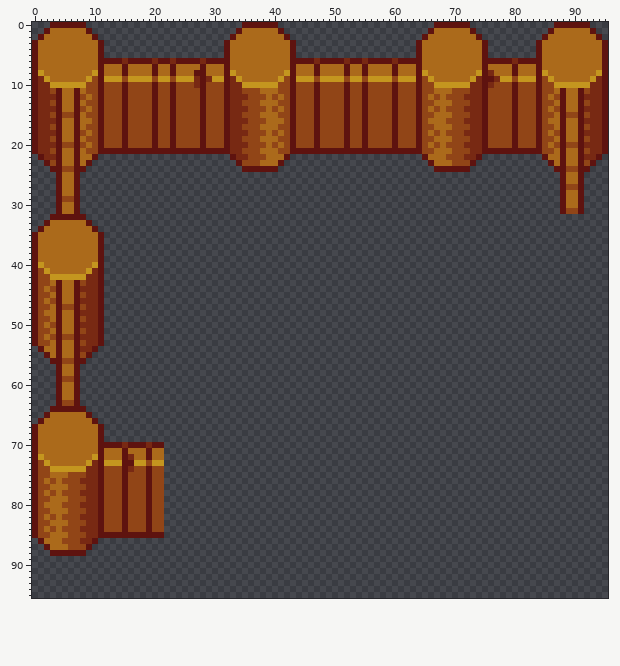
Edited in one commit: sprite sheet (Meedia/Graafika/Items/Aed.png). This is how it looked before the edit.
The file is 96x96 pixels. Colours within 5 levels of each other are drawn and written as one.
The same view after the edit:
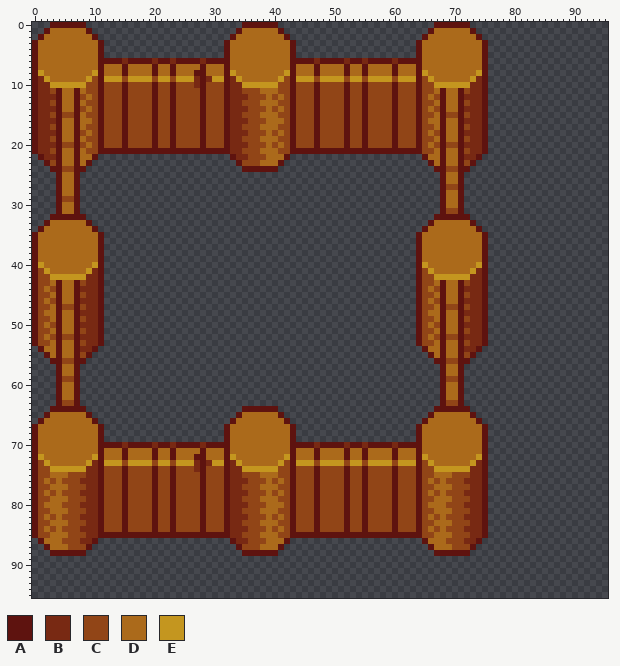
Palette (. is transparent): A #5e130f  B #782913  C #914517  D #ab6a1b  E #c4961f
From old to new:
y 0: x 87..92 AAAAAA -> ......
y 1: x 86..93 ADDDDDDA -> ........
y 2: x 85..94 ADDDDDDDDA -> ..........
y 3..5: x 84..95 ADDDDDDDDDDA -> ............
y 6: x 76..95 AAAABAAAADDDDDDDDDDA -> ....................
y 7: x 76..95 DDDDADDDADDDDDDDDDDA -> ....................
y 8: x 76..95 BDDDADDDAEDDDDDDDDEA -> ....................
y 9: x 76..95 ABEECEEEACEDDDDDDEBA -> ....................
y 10: x 76..95 BCCCACCCACCEEEEEEBBA -> ....................
y 11: x 68 D -> A; x 70..71 CC -> DA; x 76..95 CCCCACCCACCDADDACBBA -> ....................
y 12: x 68..71 DCCC -> ADDA; x 76..95 CCCCACCCACDCADDABBBA -> ....................
y 13: x 68 D -> A; x 70..71 CC -> DA; x 76..95 CCCCACCCACCDADDACBBA -> ....................
y 14: x 68..71 DCCC -> ADDA; x 76..95 CCCCACCCACDCADDABBBA -> ....................
y 15: x 68..69 DD -> AC; x 71 C -> A; x 76..95 CCCCACCCACCDACCACBBA -> ....................
y 16: x 68..71 DCCC -> ADDA; x 76..95 CCCCACCCACDDADDABBBA -> ....................
y 17: x 68 D -> A; x 70..71 CC -> DA; x 76..95 CCCCACCCACCDADDACBBA -> ....................
y 18: x 68..71 DCCC -> ADDA; x 76..95 CCCCACCCACDCADDABBBA -> ....................
y 19: x 68 D -> A; x 70..71 CC -> DA; x 76..95 CCCCACCCACCDADDACBBA -> ....................
y 20: x 68 D -> A; x 71 C -> A; x 76..95 CCCCACCCACDCACCABBBA -> ....................
y 21: x 68 D -> A; x 70..71 CC -> DA; x 76..95 AAAAAAAAACCDADDACBBA -> ....................
y 22: x 68..71 DCCC -> ADDA; x 85..94 ADDADDABBA -> ..........
y 23: x 68 D -> A; x 70..71 CC -> DA; x 86..93 ADADDACA -> ........
y 24: x 69..70 AA -> CC; x 87..92 AACCAA -> ......
y 25..26: x 68..71 .... -> ADDA; x 88..91 ADDA -> ....
y 27: x 68..71 .... -> ACCA; x 88..91 ACCA -> ....
y 28..30: x 68..71 .... -> ADDA; x 88..91 ADDA -> ....
y 31: x 68..71 .... -> ACCA; x 88..91 ACCA -> ....
y 32: x 67..72 ...... -> AAAAAA
y 33: x 66..73 ........ -> ADDDDDDA
y 34: x 65..74 .......... -> ADDDDDDDDA
y 35..39: x 64..75 ............ -> ADDDDDDDDDDA
y 40: x 64..75 ............ -> AEDDDDDDDDEA
y 41: x 64..75 ............ -> ACEDDDDDDEBA
y 42: x 64..75 ............ -> ACCEEEEEEBBA
y 43: x 64..75 ............ -> ACCDADDACBBA
y 44: x 64..75 ............ -> ACDCADDABBBA
y 45: x 64..75 ............ -> ACCDADDACBBA
y 46: x 64..75 ............ -> ACDCADDABBBA
y 47: x 64..75 ............ -> ACCDACCACBBA
y 48: x 64..75 ............ -> ACDDADDABBBA
y 49: x 64..75 ............ -> ACCDADDACBBA
y 50: x 64..75 ............ -> ACDCADDABBBA
y 51: x 64..75 ............ -> ACCDADDACBBA
y 52: x 64..75 ............ -> ACDCACCABBBA
y 53: x 64..75 ............ -> ACCDADDACBBA
y 54: x 65..74 .......... -> ADDADDABBA
y 55: x 66..73 ........ -> ADADDACA
y 56: x 67..72 ...... -> AACCAA
y 57..58: x 68..71 .... -> ADDA
y 59: x 68..71 .... -> ACCA
y 60..62: x 68..71 .... -> ADDA
y 63: x 68..71 .... -> ACCA
y 64: x 35..40 ...... -> AAAAAA; x 67..72 ...... -> AAAAAA
y 65: x 34..41 ........ -> ADDDDDDA; x 66..73 ........ -> ADDDDDDA
y 66: x 33..42 .......... -> ADDDDDDDDA; x 65..74 .......... -> ADDDDDDDDA
y 67..69: x 32..43 ............ -> ADDDDDDDDDDA; x 64..75 ............ -> ADDDDDDDDDDA
y 70: x 19..20 BA -> AB; x 22..75 ...................................................... -> ABAAAABAAAADDDDDDDDDDAAAABAAAABAABAAAABAAAADDDDDDDDDDA
y 71: x 19..20 AD -> DA; x 22..75 ...................................................... -> DADDDDADDDADDDDDDDDDDADDDADDDDADDADDDDADDDADDDDDDDDDDA
y 72: x 16 B -> D; x 19..20 AD -> DA; x 22..75 ...................................................... -> DADDDAADDDAEDDDDDDDDEADDDADDDDADDADDDDADDDAEDDDDDDDDEA
y 73: x 15..16 AA -> CE; x 19..20 CE -> EC; x 22..75 ...................................................... -> ECEEEBABEEABEDDDDDDECAEEECEEEECEECEEEECEEEACEDDDDDDEBA
y 74: x 16 B -> C; x 19..20 AC -> CA; x 22..75 ...................................................... -> CACCCBACCCABBEEEEEECCACCCACCCCACCACCCCACCCACCEEEEEEBBA
y 75: x 19..20 AC -> CA; x 22..75 ...................................................... -> CACCCCACCCABBCCCDDDCCACCCACCCCACCACCCCACCCACCDDDCCCBBA
y 76: x 19..20 AC -> CA; x 22..75 ...................................................... -> CACCCCACCCABBBCCCDCDCACCCACCCCACCACCCCACCCACDCDCCCBBBA
y 77: x 19..20 AC -> CA; x 22..75 ...................................................... -> CACCCCACCCABBCCCDDDCCACCCACCCCACCACCCCACCCACCDDDCCCBBA
y 78: x 19..20 AC -> CA; x 22..75 ...................................................... -> CACCCCACCCABBBCCCDCDCACCCACCCCACCACCCCACCCACDCDCCCBBBA
y 79: x 19..20 AC -> CA; x 22..75 ...................................................... -> CACCCCACCCABBCCCDDDCCACCCACCCCACCACCCCACCCACCDDDCCCBBA
y 80: x 19..20 AC -> CA; x 22..75 ...................................................... -> CACCCCACCCABBBCCCDDDCACCCACCCCACCACCCCACCCACDDDCCCBBBA
y 81: x 19..20 AC -> CA; x 22..75 ...................................................... -> CACCCCACCCABBCCCDDDCCACCCACCCCACCACCCCACCCACCDDDCCCBBA
y 82: x 19..20 AC -> CA; x 22..75 ...................................................... -> CACCCCACCCABBBCCCDCDCACCCACCCCACCACCCCACCCACDCDCCCBBBA
y 83: x 19..20 AC -> CA; x 22..75 ...................................................... -> CACCCCACCCABBCCCDDDCCACCCACCCCACCACCCCACCCACCDDDCCCBBA
y 84: x 19..20 AC -> CA; x 22..75 ...................................................... -> CACCCCACCCABBBCCCDCDCACCCACCCCACCACCCCACCCACDCDCCCBBBA
y 85: x 22..75 ...................................................... -> AAAAAAAAAAABBCCCDDDCCAAAAAAAAAAAAAAAAAAAAAACCDDDCCCBBA
y 86: x 33..42 .......... -> ABBCCCDDDA; x 65..74 .......... -> ADDDCCCBBA
y 87: x 34..41 ........ -> ACCCDDDA; x 66..73 ........ -> ADDDCCCA
y 88: x 35..40 ...... -> AAAAAA; x 67..72 ...... -> AAAAAA
Where, in picture pixels (left, top, right, bottom), the same in both pictures:
erased: (488, 22, 608, 214)
changed: (122, 88, 488, 556)
